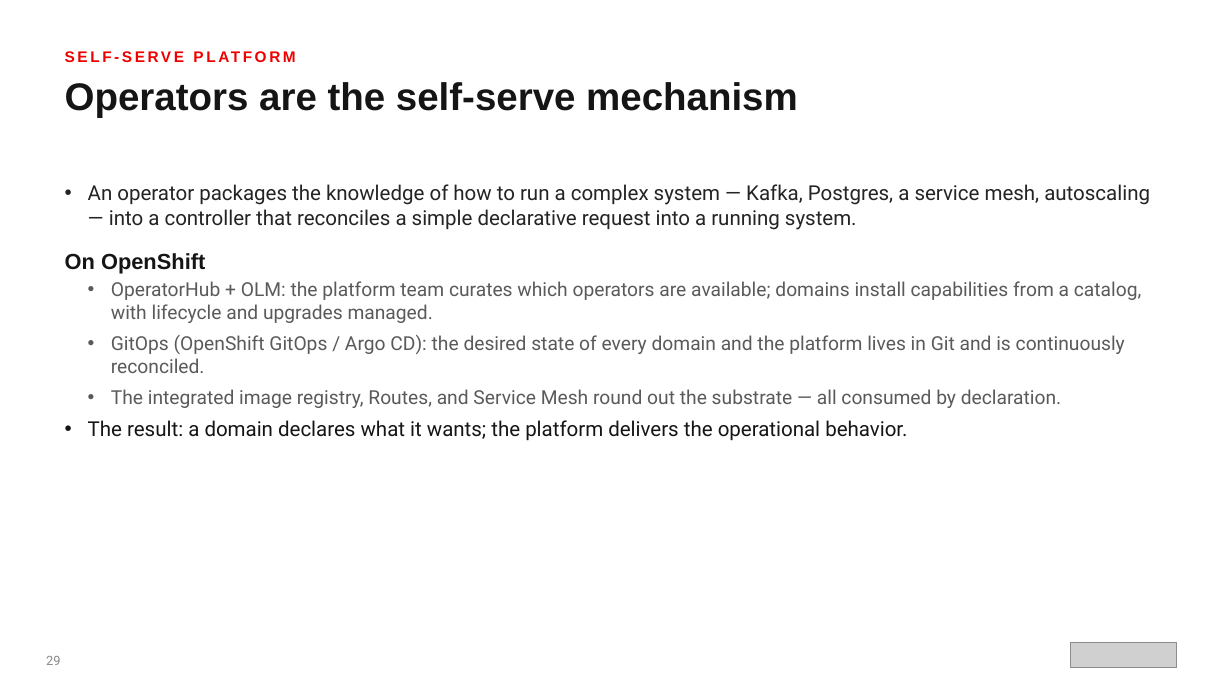
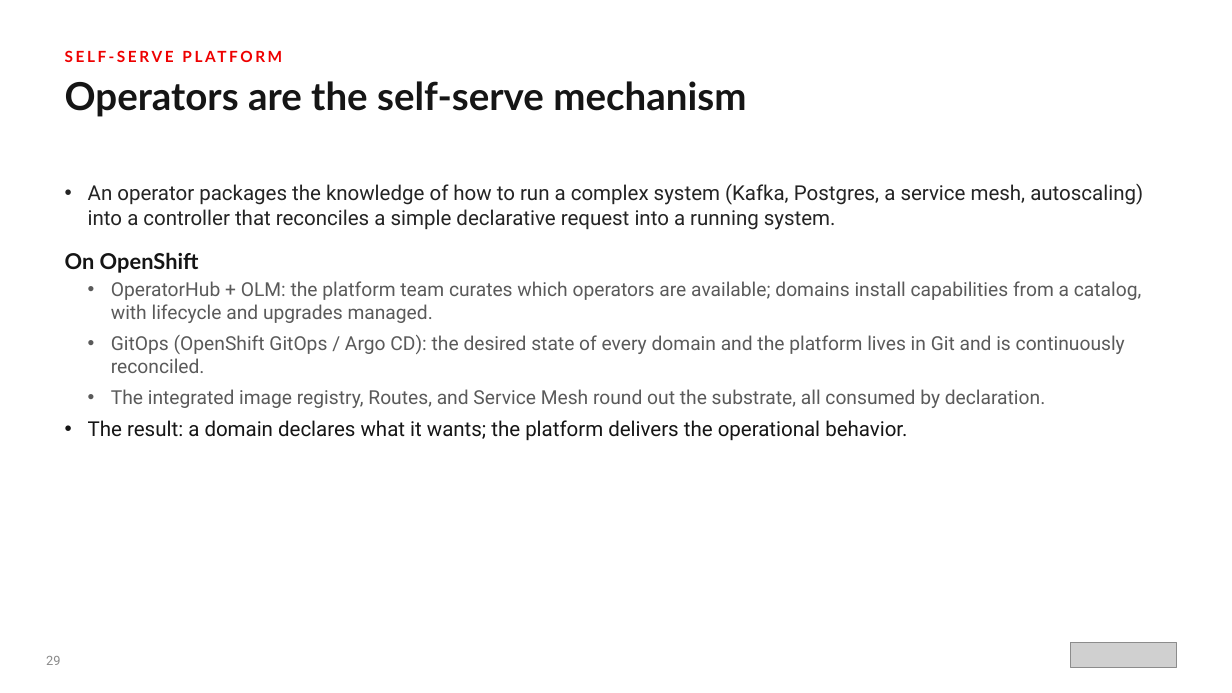
Before and after one commit to patterncatalyst/datamesh-reference-arch-python, a slide deck: slide 30 of presentation/data-mesh-openshift/Data_Mesh_on_OpenShift.pptx. Drawn at 1232x693 pixels with LibreOffice and Linux fonts; fonts in the diff are those of the drawing; grey boxes stand for pictures. Boxes give left, top, right and bottom in pixels: in the first picture for what was removed or moved away, otherwise in the second. Text is boxed around its words. In the diff, an @@ line names an element or a change of style, - is before the commit and + after.

Commit message:
docs(deck): voice + Red Hat Display pass on the data-mesh decks (#22)
* docs(deck): professional-voice pass on the data-mesh decks

Remove em dashes, chapter/section cross-references, and ban-tier verbal
tics (deliberately, earns its place, load-bearing, worth noticing, honest,
on purpose, not a toy, rest of this deck) from The Data Mesh 101 and
Data Mesh on OpenShift pptxgenjs sources, then rebuild both decks.

* docs(deck): Red Hat Display titles on the data-mesh decks

Replace the Overpass SemiBold heading font token with Red Hat Display in
both pptxgenjs sources (The Data Mesh 101, Data Mesh on OpenShift) and
rebuild; body (Red Hat Text) and code (Red Hat Mono) fonts are unchanged.

```diff
--- a/presentation/data-mesh-openshift/Data_Mesh_on_OpenShift.pptx
+++ b/presentation/data-mesh-openshift/Data_Mesh_on_OpenShift.pptx
@@ text "SELF-SERVE PLATFORM" at (322,81,544,300): font Arial to Lato @@
@@ text "Operators are the self-serve mechanism" at (65,81,746,117): font Arial to Lato @@
@@ text at (88,184,1143,230): text changed @@
-• An operator packages the knowledge of how to run a complex system — Kafka, Postgres, a service mesh, autoscaling — into a controller that reconciles a simple declarative request into a running system.
+• An operator packages the knowledge of how to run a complex system (Kafka, Postgres, a service mesh, autoscaling) into a controller that reconciles a simple declarative request into a running system.
@@ text at (65,252,199,273): font Arial to Lato in "On OpenShift" @@
@@ text at (111,389,1045,408): text changed @@
-  • The integrated image registry, Routes, and Service Mesh round out the substrate — all consumed by declaration.
+  • The integrated image registry, Routes, and Service Mesh round out the substrate, all consumed by declaration.
```
Also in this commit, not shown: 61 other slides changed, 4 other files.
